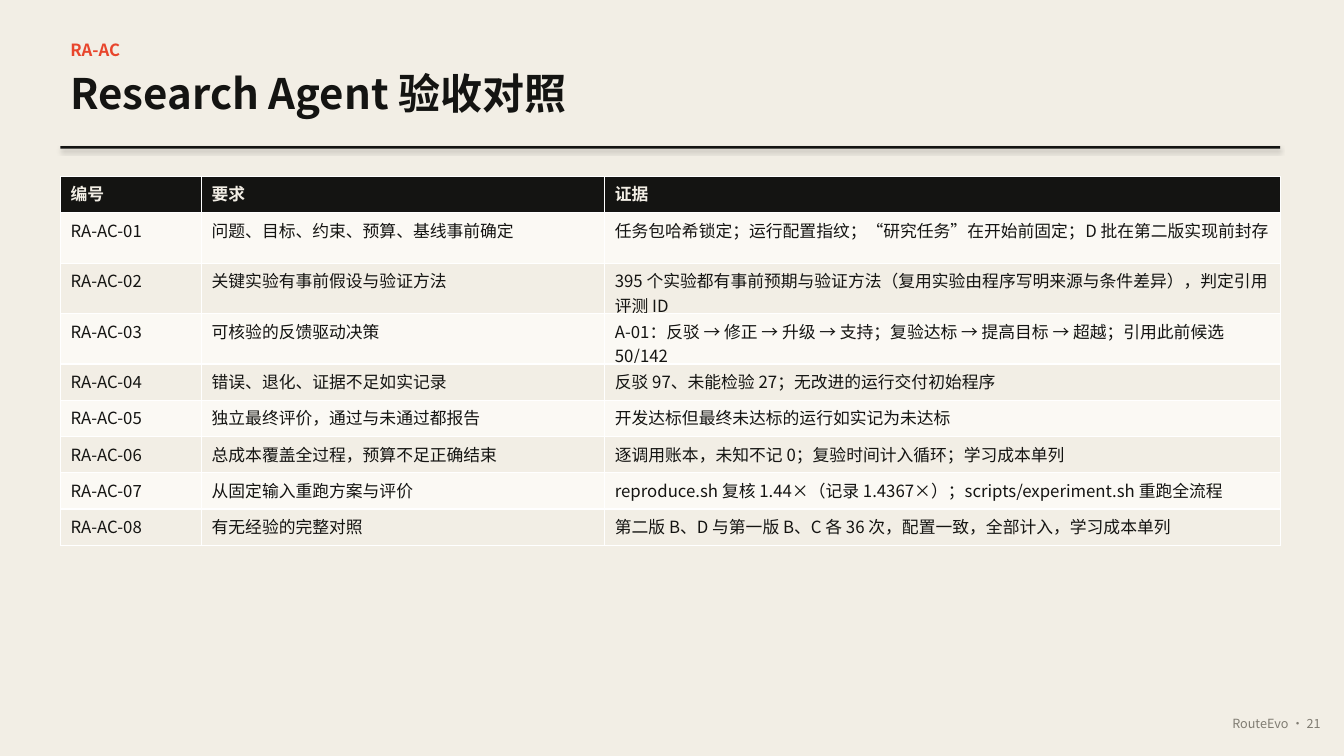
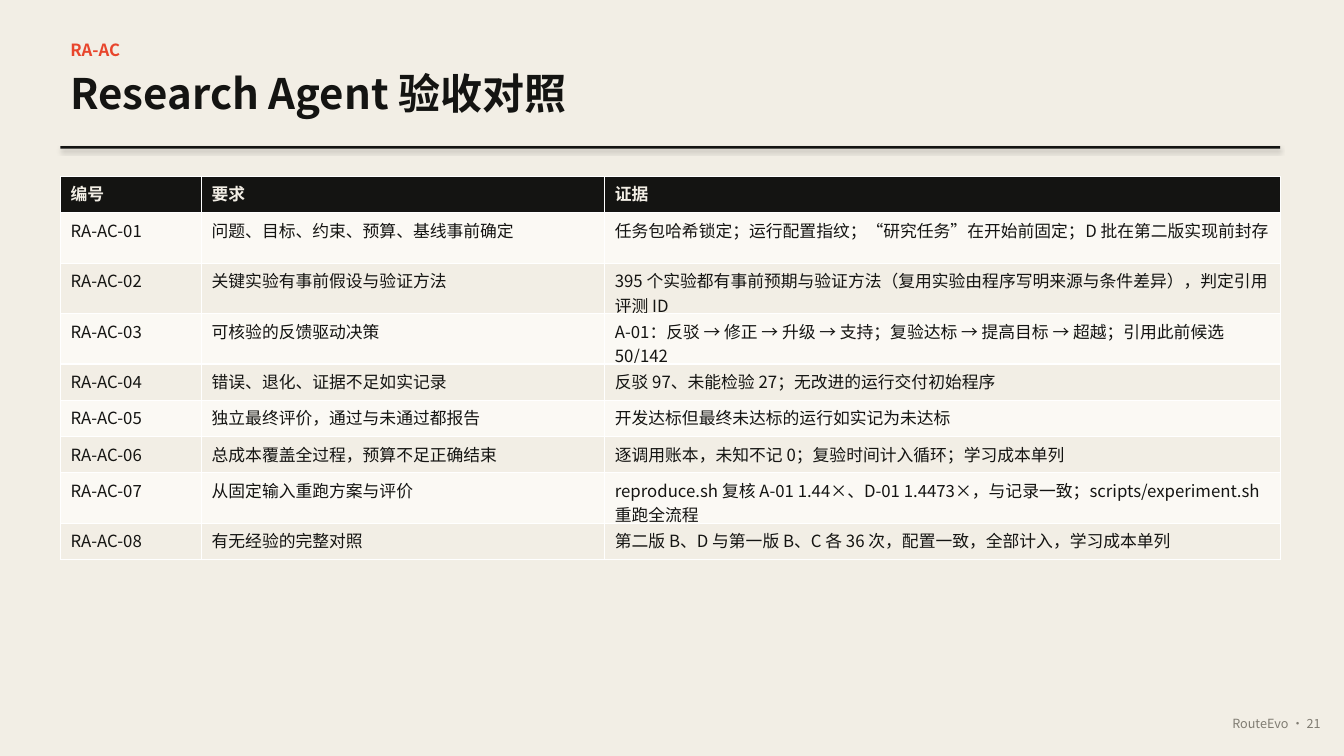
Before and after one commit to bohack-2026-hw/QuotaCrux, a slide deck: slide 21 of docs/RouteEvo.pptx. Drawn at 1344x756 pixels with LibreOffice and Linux fonts; fonts in the diff are those of the drawing. Boxes give left, top, right and bottom in pixels: in the first picture for what was removed or moved away, otherwise in the second. Text is boxed around its words. In the diff, an @@ line names an element or a change of style, - is before the commit and + after.

```diff
--- a/docs/RouteEvo.pptx
+++ b/docs/RouteEvo.pptx
@@ table at <box>60,176,1280,553</box> @@
-row 8, column 3: reproduce.sh 复核 1.44×（记录 1.4367×）；scripts/experiment.sh 重跑全流程
+row 8, column 3: reproduce.sh 复核 A-01 1.44×、D-01 1.4473×，与记录一致；scripts/experiment.sh 重跑全流程
```
Also in this commit, not shown: 1 other slide changed, 2 other files.
